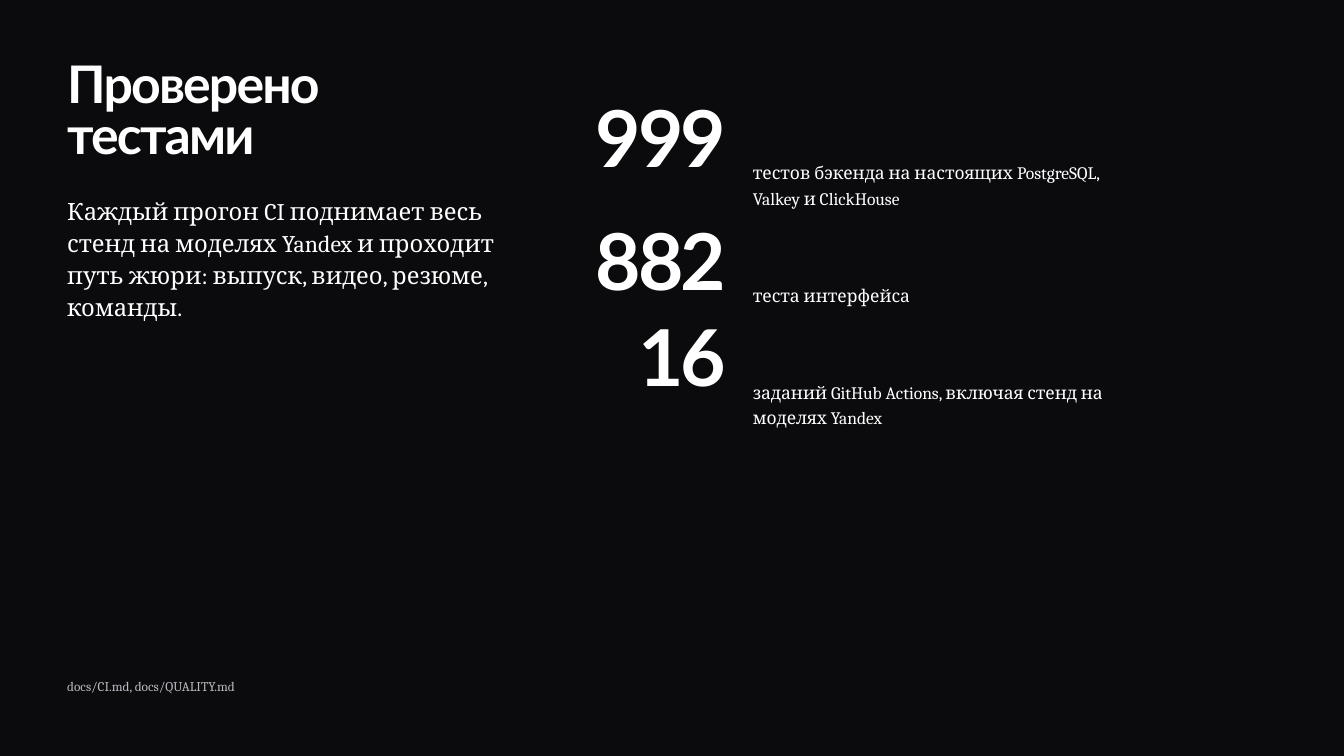
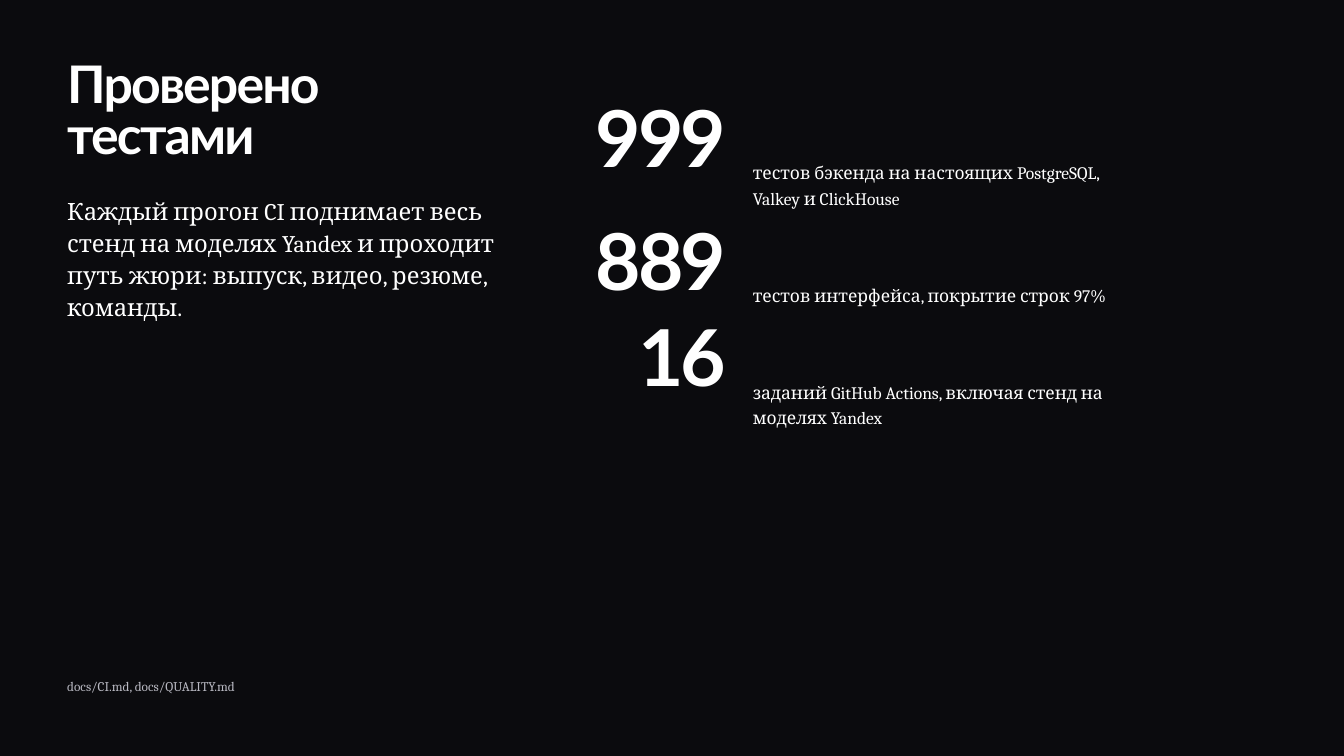
Before and after one commit to verikirill/scrap-and-grep, a slide deck: slide 20 of docs/presentation/scrapgrep.pptx. Drawn at 1344x756 pixels with LibreOffice and Linux fonts; fonts in the diff are those of the drawing. Boxes give left, top, right and bottom in pixels: in the first picture for what was removed or moved away, otherwise in the second. Text is boxed around its words. In the diff, an @@ line names an element or a change of style, - is before the commit and + after.

Commit message:
docs(presentation): 889 tests of the web app and their line coverage

```diff
--- a/docs/presentation/scrapgrep.pptx
+++ b/docs/presentation/scrapgrep.pptx
@@ text at (595, 232, 726, 291): text changed @@
-882
+889
@@ text at (753, 288, 1106, 307): text changed @@
-теста интерфейса
+тестов интерфейса, покрытие строк 97%
```
Also in this commit, not shown: 2 other files.
